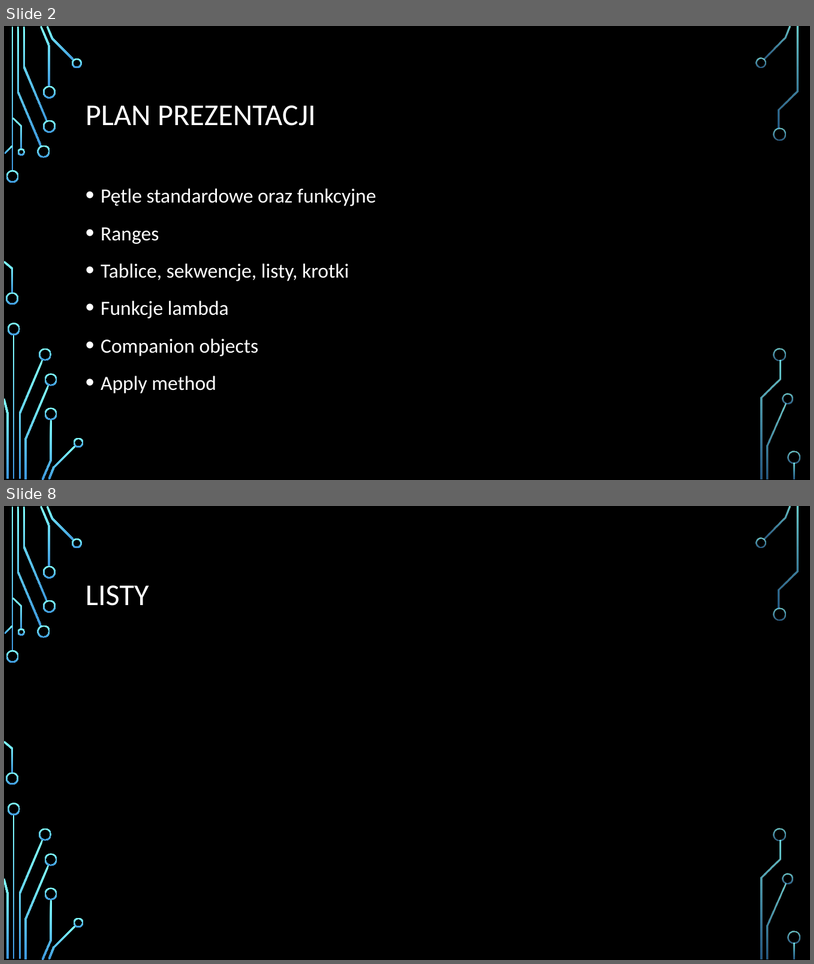
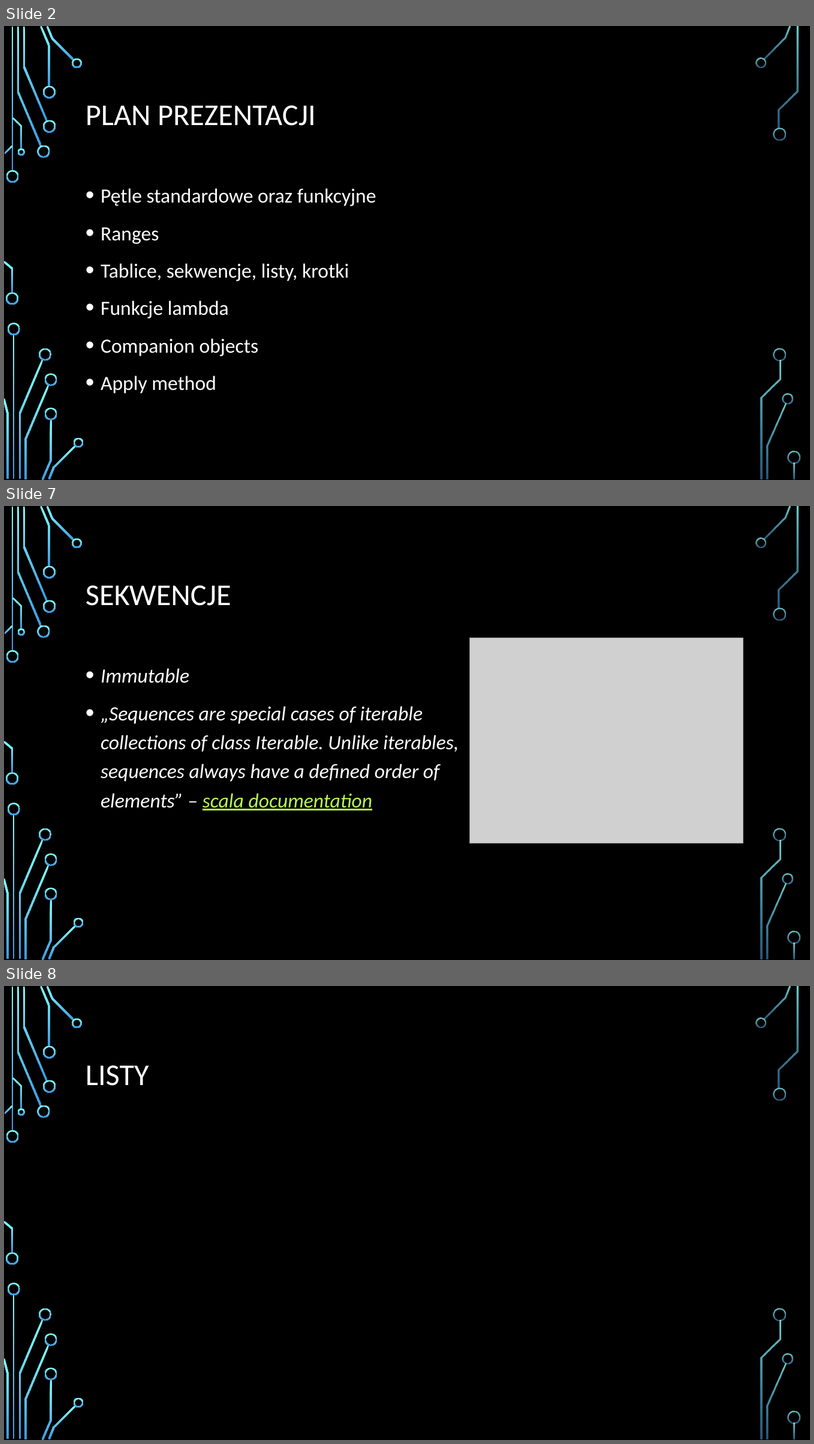
Before and after one commit to Kar0lLasek/Scala_warsztat3, a slide deck: SCALA.pptx. Shown one above the other, each under a label of ours: slides 2 and 8 before the commit, slides 2, 7 and 8 after it; the slides between them are not shown. The pictures are 814x964 and 814x1444 pixels, drawn with LibreOffice and Linux fonts; fonts in the diff are those of the drawing; grey boxes stand for pictures; background and template pictures are left out. Boxes give left, top, right and bottom in pixels: in the first picture for what was removed or moved away, otherwise in the second. Text is boxed around its words. In the diff, an @@ line names an element or a change of style, - is before the commit and + after.

```diff
--- a/SCALA.pptx
+++ b/SCALA.pptx
@@ slide 7 added at (4,506,810,960), background picture (left out); not listed: 36 template elements that a slide beside it also shows @@
@@ title added at (86,585,231,606), 36 pt, text #FFFFFF @@
+SEKWENCJE
@@ picture added at (470,638,744,843) @@
@@ text added at (101,668,459,810), 24 pt, text #FFFFFF, italic @@
+• Immutable
+• „Sequences are special cases of iterable collections of class Iterable. Unlike iterables, sequences always have a defined order of elements” – scala documentation
```
Also in this commit, not shown: 2 slides changed, 2 other slides added, 3 slides removed.
